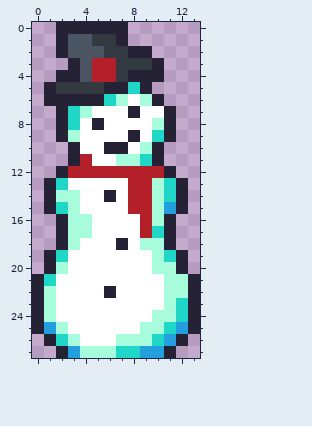
One commit to this pixel-art sprite: Projectiles/Minions/SnowmanStaffSnowman.png. The picture above is the old version.
The file is 28x56 pixels, drawn in blocks of 2x2; one block is one cell here.
Now the later version:
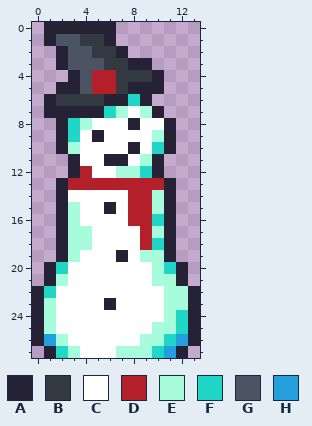
Palette (. is transparent): A #242234  B #333941  C #ffffff  D #b4202a  E #a6fcdb  F #20d6c7  G #4a5462  H #249fde
Diff:
@@ x 0..13 @@
- 0 ..AAAAAA......
- 1 ..AGGBBA......
- 2 ..AGGGBBAA....
- 3 ...AGDDBBBA...
- 4 ..AAGDDBAAA...
- 5 .ABBBBAAFA....
- 6 .AAAAAFECEA...
- 7 ..AFECCCACCA..
- 8 ..AFCACCCCEA..
- 9 ..AECCCCACFA..
-10 ...ACCAACEA...
-11 ...ADCCEEFA...
-12 ..ADDDDDDDDA..
-13 .AFCCCCCDDEFA.
-14 .AEECCACDDEFA.
-15 .AFECCCCDDEHA.
-16 ..AEECCCCDEA..
-17 ..AEECCCCDFA..
-18 ..AECCCACEEA..
-19 .AFCCCCCCCEFA.
-20 .AECCCCCCCEEA.
-21 AFCCCCCCCCCEEA
-22 AECCCCACCCCEEA
-23 AECCCCCCCCCEFA
-24 AECCCCCCCCEEFA
-25 AHECCCCCCEEFHA
-26 .AFECCCEEEFHA.
-27 ..AHEEEFFHHA..
+ 0 .AAAAAA.......
+ 1 .AGGBBA.......
+ 2 ..AGGBBA......
+ 3 ..AGGGBBAA....
+ 4 ...AGDDBBBA...
+ 5 ..AAGDDBAAA...
+ 6 .ABBBBAAFA....
+ 7 .AAAAAFECEA...
+ 8 ..AFECCCACCA..
+ 9 ..AFCACCCCEA..
+10 ..AECCCCACFA..
+11 ...ACCAACEA...
+12 ...ADCCEEFA...
+13 ..ADDDDDDDDA..
+14 ..ACCCCCDDEA..
+15 ..AECCACDDEA..
+16 ..AECCCCDDFA..
+17 ..AEECCCCDEA..
+18 ..AEECCCCDFA..
+19 ..AECCCACEEA..
+20 .AFCCCCCCCEFA.
+21 .AECCCCCCCEEA.
+22 AFCCCCCCCCCEEA
+23 AECCCCACCCCEEA
+24 AECCCCCCCCCEFA
+25 AECCCCCCCCEEFA
+26 AHECCCCCCEEFHA
+27 .AFECCCEEEFHA.
Changed places in both pictures, as pixel boxes (x1, y1, x2, y2):
changed: (32, 22, 200, 358)
